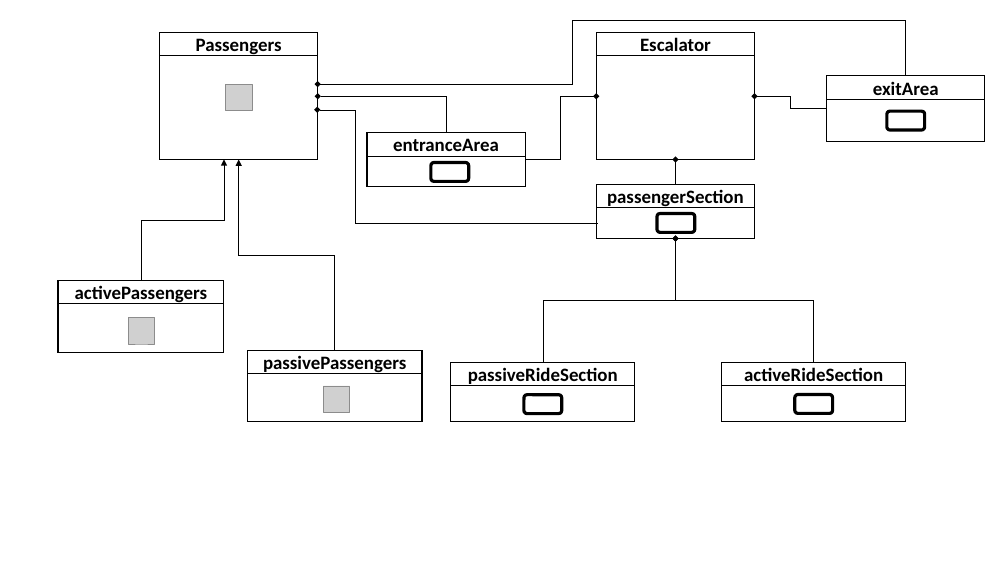
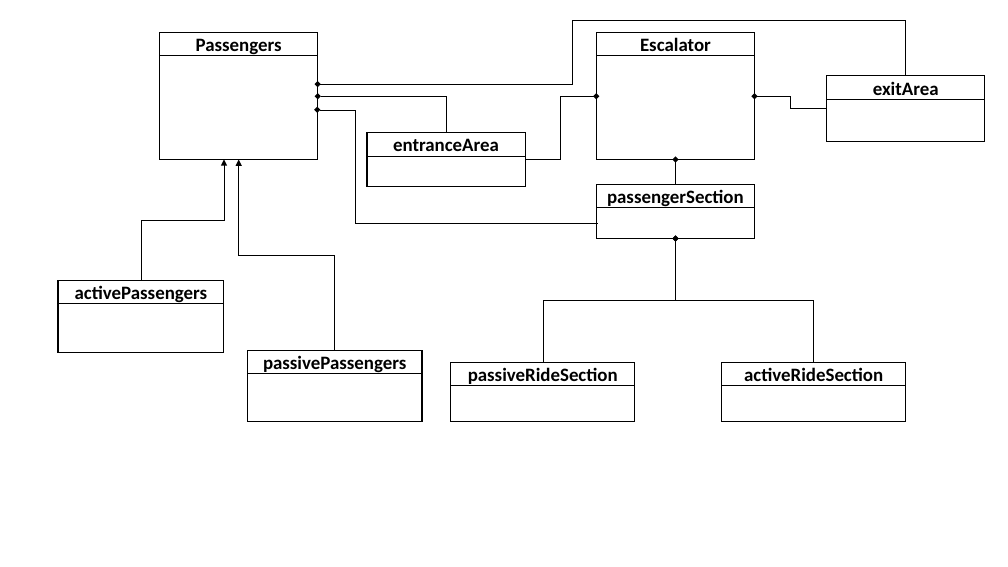
Before and after one commit to IDS6145-Fall2019/assignment1-rhyben94, a slide deck: slide 4 of images/Image-Bank.pptx (slide 5 before the commit). Drawn at 1008x567 pixels with LibreOffice and Linux fonts; fonts in the diff are those of the drawing; grey boxes stand for pictures. Boxes give left, top, right and bottom in pixels: in the first picture for what was removed or moved away, otherwise in the second. Text is boxed around its words. In the diff, an @@ line names an element or a change of style, - is before the commit and + after.

```diff
--- a/images/Image-Bank.pptx
+++ b/images/Image-Bank.pptx
@@ picture removed at (225, 84, 252, 110) @@
@@ rounded rectangle removed at (887, 111, 925, 130) @@
@@ rounded rectangle removed at (431, 163, 469, 181) @@
@@ rounded rectangle removed at (657, 213, 695, 232) @@
@@ picture removed at (129, 318, 155, 344) @@
@@ picture removed at (324, 386, 350, 412) @@
@@ rounded rectangle removed at (524, 395, 562, 414) @@
@@ rounded rectangle removed at (795, 395, 833, 414) @@
```
Also in this commit, not shown: 1 other slide changed, 5 slides added, 2 slides removed, 7 other files.
